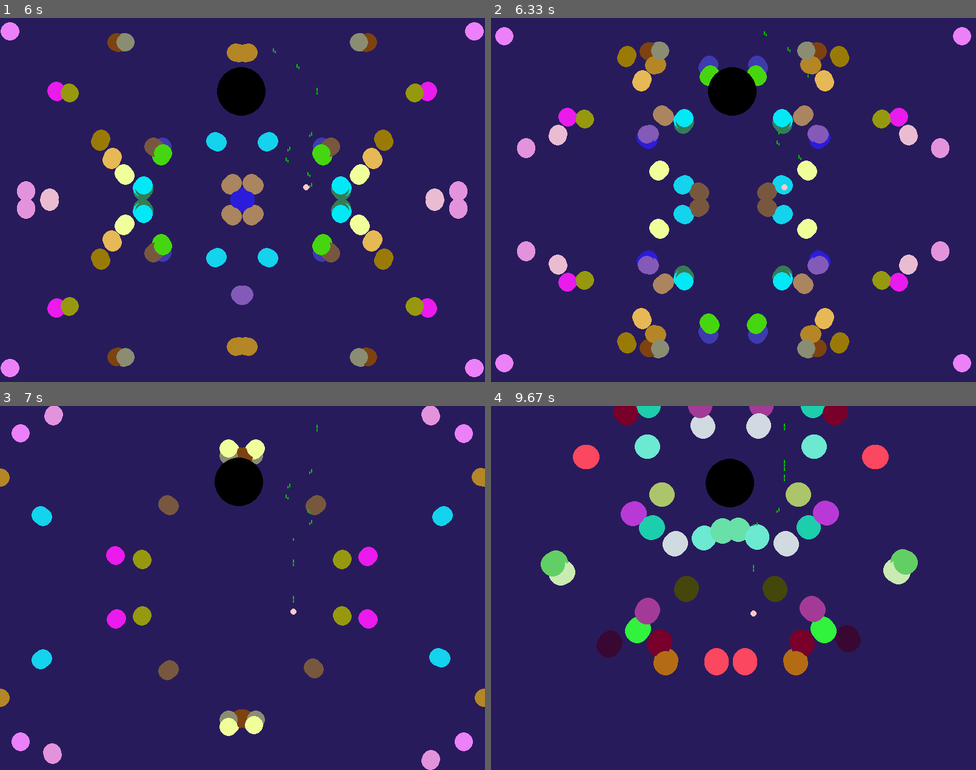
Above: before the commit, frames 1-4 (two rows, left to right).
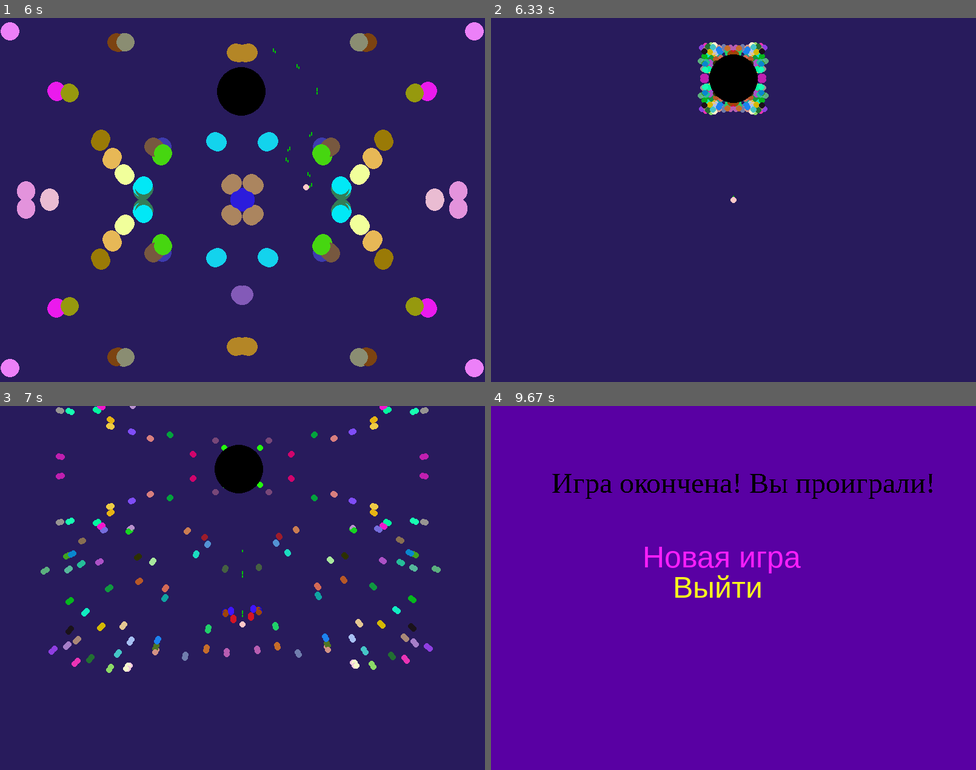
Above: after the commit, the same moments.

Repository: YuryNagorny/Gleb-Yura-PyGame
Game: pygame game, started from main.py
Two runs of this game, one before a commit and one after it. Both use one fixed random seed, a clock stepped at 60 frames per second and the inputs below.
Inputs (mouse positions are in pixels of both pictures, inside the frame that each line leads up to):
- Up to frame 1 (6 s): click (198, 185) at 0.38 s; tap 1 at 0.67, 2.15, 3.48, 4.95 s; hold W 1-1.47 s; move the mouse to (242, 221) at 1.03 s; tap Space at 1.07, 1.37, 1.57, 1.87, 2.07, 2.37, 2.63, 2.97, 3.27, 3.4, 3.8, 4.1, 4.47, 4.87, 5.17, 5.37, 5.67, 5.87 s; hold D 1.5-1.97 s; move the mouse to (291, 280) at 1.53 s; hold A 2-2.53 s; move the mouse to (92, 287) at 2.03 s; hold S 2.57-2.87 s; move the mouse to (421, 327) at 2.6 s; hold D 2.9-3.3 s; move the mouse to (247, 236) at 2.93 s; hold W 3.33-3.7 s; move the mouse to (426, 338) at 3.37 s; hold D 3.73-4.37 s; move the mouse to (174, 123) at 3.77 s; hold S 4.4-4.77 s; move the mouse to (339, 170) at 4.43 s; hold A 4.8-5.27 s; move the mouse to (412, 294) at 4.83 s; hold D 5.3-5.77 s; move the mouse to (392, 192) at 5.33 s; hold A from 5.8 s (still down); move the mouse to (412, 272) at 5.83 s
- Up to frame 2 (6.33 s): release A at 6.1 s; click (689, 185) at 6.18 s, where only the run after the commit has a clickable "Выйти"
- Up to frame 3 (7 s): hold S 6.47-6.93 s; move the mouse to (101, 566) at 6.5 s; tap Space at 6.53, 6.83 s; hold W from 6.97 s (still down)
- Up to frame 4 (9.67 s): tap Space at 7.03, 7.33, 7.6, 7.93, 8.23, 8.37, 8.77, 9.07 s; release W at 7.5 s; hold S 7.53-7.83 s; tap 1 at 7.68, 8.85 s; hold A 7.87-8.27 s; hold W 8.3-8.67 s; hold S 8.7-9.33 s

Frame 1 is identical in both runs. In frame 2, 13% of the frame differs, in the area x 0-99%, y 2-98%; in frame 3, 8.8%; in frame 4, 100%, in the area x 0-100%, y 0-100%.

Commit message:
Update main.py

Diff:
--- a/main.py
+++ b/main.py
@@ -133,6 +133,124 @@
                         self.projectiles.append(Projectile(0, i, radius[self.type_], color1, 0, (0, -2, 0)))
 
 
+class Menu:
+    def __init__(self, punkts):
+        self.punkts = punkts
+
+    def render(self, screen, font, num_punkt):
+        for i in self.punkts:
+            if num_punkt == i[5]:
+                screen.blit(font.render(i[2], 1, i[4]), (i[0], i[1] - 30))
+            else:
+                screen.blit(font.render(i[2], 1, i[3]), (i[0], i[1] - 30))
+
+    def menu(self):
+        done = True
+        pygame.mouse.set_visible(True)
+        pygame.key.set_repeat(0, 0)
+        font_menu = pygame.font.Font(
+            r"data\arial.ttf", 50)
+        punkt = 0
+        while done:
+            screen.fill((89, 0, 163))
+            mp = pygame.mouse.get_pos()
+            for i in self.punkts:
+                if mp[0] > i[0] and mp[0] < i[0] + 155 and mp[1] > i[1] and mp[1] < i[1] + 50:
+                    punkt = i[5]
+            self.render(screen, font_menu, punkt)
+
+            for e in pygame.event.get():
+                if e.type == pygame.QUIT:
+                    sys.exit()
+                if e.type == pygame.KEYDOWN:
+                    if e.key == pygame.K_RETURN:
+                        if punkt == 0:
+                            done = False
+                        if punkt == 1:
+                            sys.exit()
+                    if e.key == pygame.K_ESCAPE:
+                        sys.exit()
+                    if e.key == pygame.K_UP:
+                        if punkt > 0:
+                            punkt -= 1
+                    if e.key == pygame.K_DOWN:
+                        if punkt < len(self.punkts) - 1:
+                            punkt += 1
+                if e.type == pygame.MOUSEBUTTONDOWN and e.button == 1:
+                    if punkt == 0:
+                        start()
+                        done = False
+                    if punkt == 1:
+                        sys.exit()
+
+            window.blit(screen, (0, 0))
+            pygame.display.update()
+
+
+class Game_Over:
+    def __init__(self, punkts):
+        pygame.font.init()
+        ''' окно '''
+        window = pygame.display.set_mode((800, 600))
+        pygame.display.set_caption('Bullet-Hell')
+        ''' холст '''
+        screen = pygame.Surface((800, 600))
+        self.punkts = punkts
+
+    def render(self, screen, font, num_punkt):
+        for i in self.punkts:
+            if num_punkt == i[5]:
+                screen.blit(font.render(i[2], 1, i[4]), (i[0], i[1] - 30))
+            else:
+                screen.blit(font.render(i[2], 1, i[3]), (i[0], i[1] - 30))
+
+    def game_over(self):
+        done = True
+        pygame.mouse.set_visible(True)
+        pygame.key.set_repeat(0, 0)
+        font_menu = pygame.font.SysFont('arial', 50)
+        punkt = 0
+        while done:
+            screen.fill((89, 0, 163))
+            mp = pygame.mouse.get_pos()
+            for i in self.punkts:
+                if mp[0] > i[0] and mp[0] < i[0] + 155 and mp[1] > i[1] and mp[1] < i[1] + 50:
+                    punkt = i[5]
+            self.render(screen, font_menu, punkt)
+
+            for e in pygame.event.get():
+                if e.type == pygame.QUIT:
+                    sys.exit()
+                if e.type == pygame.KEYDOWN:
+                    if e.key == pygame.K_RETURN:
+                        if punkt == 0:
+                            done = False
+                        if punkt == 1:
+                            sys.exit()
+                    if e.key == pygame.K_ESCAPE:
+                        sys.exit()
+                    if e.key == pygame.K_UP:
+                        if punkt > 0:
+                            punkt -= 1
+                    if e.key == pygame.K_DOWN:
+                        if punkt < len(self.punkts) - 1:
+                            punkt += 1
+                if e.type == pygame.MOUSEBUTTONDOWN and e.button == 1:
+                    if punkt == 0:
+                        initial()
+                        done = False
+                        start()
+                    if punkt == 1:
+                        sys.exit()
+
+            window.blit(screen, (0, 0))
+            f2 = pygame.font.SysFont('serif', 48)
+            text2 = f2.render('Игра окончена! Вы проиграли!', False,
+                              (0, 0, 0))
+            window.blit(text2, (100, 100))
+            pygame.display.update()
+
+
 class Enemy:
     def __init__(self, coords, color):
         self.x, self.y = coords
@@ -251,6 +369,23 @@
 
     def __init__(self):
         pass
+
+
+def initial():
+    global enemy_count
+    global projectiles
+    global bullets
+    global player
+    global times
+    global boss
+    global diff
+    enemy_count = 0
+    projectiles = []
+    bullets = []
+    player = Player(1)
+    times = 0
+    boss = Enemy((400, 100), (0, 0, 0))
+    diff = 1
 
 enemy_count = 0
 projectiles = []
@@ -324,8 +459,6 @@
                         del projectiles[projectiles.index(i)]
                     i.render()
                     i.move()
-                    if i.kill(player):
-                        print('kill')
                 player.render()
                 if stage < 255:
                     stage += 1
@@ -340,7 +473,12 @@
                     i.render()
                     i.move()
                     if i.kill(player):
-                        pass
+                        ''' создаем меню '''
+                        punkts = [(250, 250, 'Новая игра', (250, 250, 30), (250, 30, 250), 0),
+                                (300, 300, 'Выйти', (250, 250, 30), (250, 30, 250), 1)]
+                        game = Game_Over(punkts)
+                        game.game_over()
+                        run = False
                 boss.render()
                 player.render()
                 times += 1
@@ -388,7 +526,11 @@
                 i.render()
                 i.move()
                 if i.kill(player):
-                    print('kill')
+                    ''' создаем меню '''
+                    punkts = [(250, 250, 'Новая игра', (250, 250, 30), (250, 30, 250), 0),
+                            (300, 300, 'Выйти', (250, 250, 30), (250, 30, 250), 1)]
+                    game = Game_Over(punkts)
+                    game.game_over()
             player.render()
             times += 1
             boss.move()
@@ -402,62 +544,6 @@
 pygame.display.set_caption('Bullet-Hell')
 ''' холст '''
 screen = pygame.Surface((800, 600))
-
-
-class Menu:
-    def __init__(self, punkts):
-        self.punkts = punkts
-
-    def render(self, screen, font, num_punkt):
-        for i in self.punkts:
-            if num_punkt == i[5]:
-                screen.blit(font.render(i[2], 1, i[4]), (i[0], i[1] - 30))
-            else:
-                screen.blit(font.render(i[2], 1, i[3]), (i[0], i[1] - 30))
-
-    def menu(self):
-        done = True
-        pygame.mouse.set_visible(True)
-        pygame.key.set_repeat(0, 0)
-        font_menu = pygame.font.Font(
-            r"data\arial.ttf", 50)
-        punkt = 0
-        while done:
-            screen.fill((89, 0, 163))
-            mp = pygame.mouse.get_pos()
-            for i in self.punkts:
-                if mp[0] > i[0] and mp[0] < i[0] + 155 and mp[1] > i[1] and mp[1] < i[1] + 50:
-                    punkt = i[5]
-            self.render(screen, font_menu, punkt)
-
-            for e in pygame.event.get():
-                if e.type == pygame.QUIT:
-                    sys.exit()
-                if e.type == pygame.KEYDOWN:
-                    if e.key == pygame.K_RETURN:
-                        if punkt == 0:
-                            done = False
-                        if punkt == 1:
-                            sys.exit()
-                    if e.key == pygame.K_ESCAPE:
-                        sys.exit()
-                    if e.key == pygame.K_UP:
-                        if punkt > 0:
-                            punkt -= 1
-                    if e.key == pygame.K_DOWN:
-                        if punkt < len(self.punkts) - 1:
-                            punkt += 1
-                if e.type == pygame.MOUSEBUTTONDOWN and e.button == 1:
-                    if punkt == 0:
-                        start()
-                        done = False
-                    if punkt == 1:
-                        sys.exit()
-
-            window.blit(screen, (0, 0))
-            pygame.display.update()
-
-
 ''' создаем меню '''
 punkts = [(250, 250, 'Начать игру', (250, 250, 30), (250, 30, 250), 0),
           (300, 300, 'Выйти', (250, 250, 30), (250, 30, 250), 1)]
